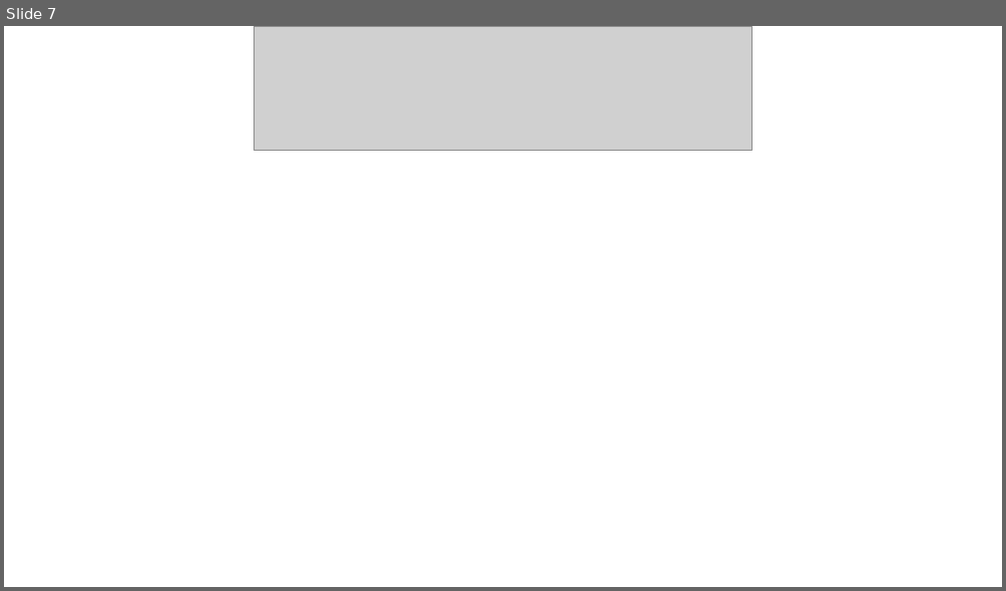
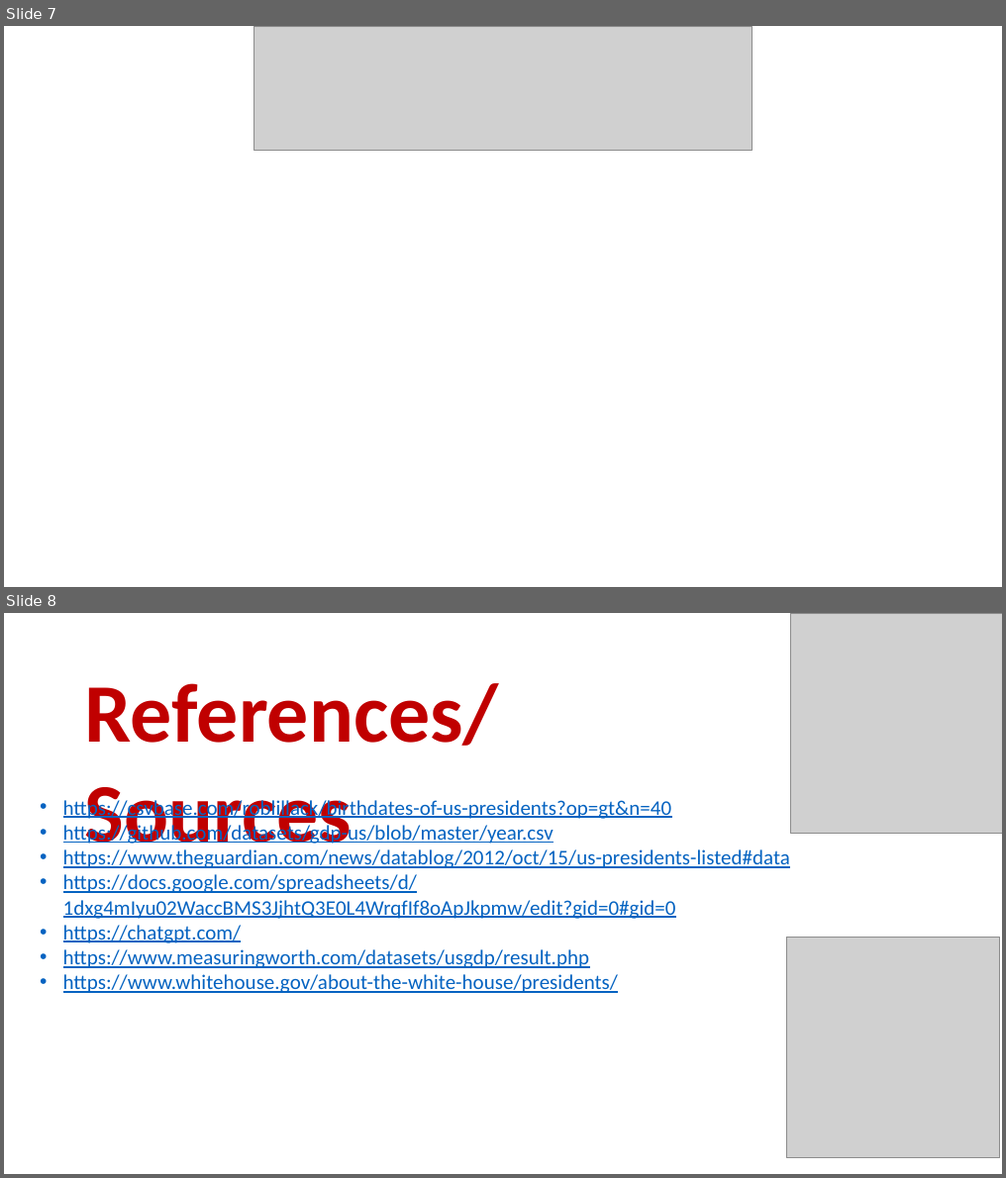
Before and after one commit to Bgrlgymnast/the-a-team, a slide deck: Presidential GDP.pptx. Shown one above the other, each under a label of ours: slide 7 before the commit, slides 7 and 8 after it. The pictures are 1006x591 and 1006x1178 pixels, drawn with LibreOffice and Linux fonts; fonts in the diff are those of the drawing; grey boxes stand for pictures. Boxes give left, top, right and bottom in pixels: in the first picture for what was removed or moved away, otherwise in the second. Text is boxed around its words. In the diff, an @@ line names an element or a change of style, - is before the commit and + after.

```diff
--- a/Presidential GDP.pptx
+++ b/Presidential GDP.pptx
@@ slide 8 added at bbox=[4, 613, 1002, 1174], background #FFFFFF @@
@@ picture added at bbox=[791, 613, 1002, 833] @@
@@ text added at bbox=[85, 683, 499, 861], 80 pt, text #C00000, bold @@
+References/Sources
@@ text added at bbox=[63, 797, 790, 993], 20 pt, text #0563C1, underline @@
+• https://csvbase.com/roblillack/birthdates-of-us-presidents?op=gt&n=40
+• https://github.com/datasets/gdp-us/blob/master/year.csv
+• https://www.theguardian.com/news/datablog/2012/oct/15/us-presidents-listed#data
+• https://docs.google.com/spreadsheets/d/1dxg4mIyu02WaccBMS3JjhtQ3E0L4WrqfIf8oApJkpmw/edit?gid=0#gid=0
+• https://chatgpt.com/
+• https://www.measuringworth.com/datasets/usgdp/result.php
+• https://www.whitehouse.gov/about-the-white-house/presidents/
@@ picture added at bbox=[786, 937, 1000, 1158] @@
```
Also in this commit, not shown: 1 other slide added, 2 slides removed, 1 other file.
